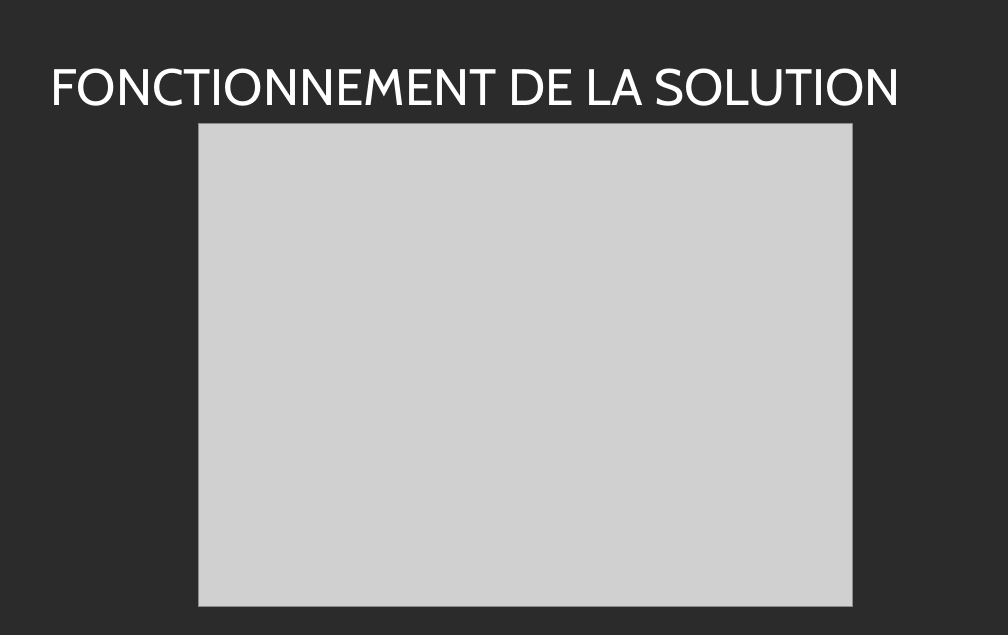
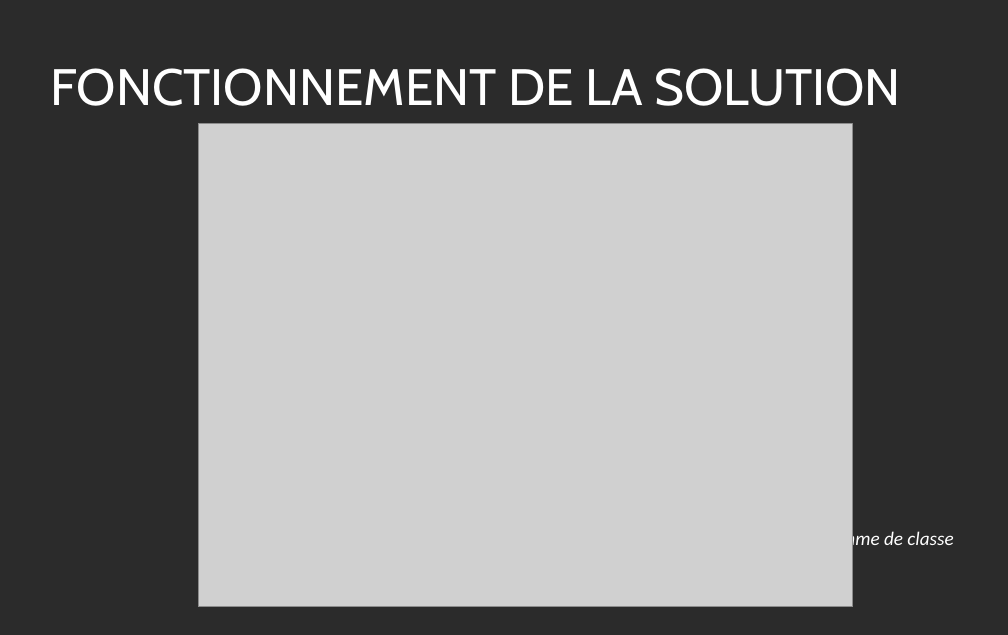
Before and after one commit to Makkrrssou/Concevez-la-solution-technique-d-un-syst-me-de-gestion-de-pizzeria, a slide deck: slide 13 of solution_technique_presentation.odp. Drawn at 1008x635 pixels with LibreOffice and Linux fonts; fonts in the diff are those of the drawing; grey boxes stand for pictures; background and template pictures are left out; a plain dark background stands for a picture behind light text. Boxes give left, top, right and bottom in pixels: in the first picture for what was removed or moved away, otherwise in the second. Text is boxed around its words. In the diff, an @@ line names an element or a change of style, - is before the commit and + after.

```diff
--- a/solution_technique_presentation.odp
+++ b/solution_technique_presentation.odp
@@ text added at box(788, 529, 953, 550), 18 pt, text #FFFFFF, italic @@
+Diagramme de classe
```
Also in this commit, not shown: 3 other slides changed, 5 slides added, 1 slide removed, 6 other files.
